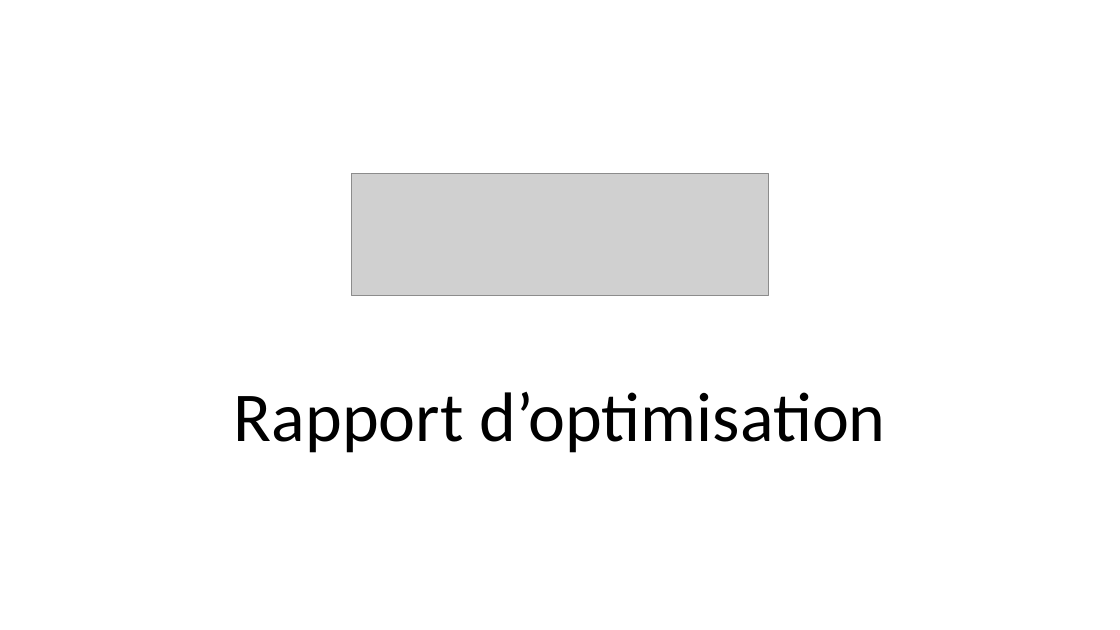
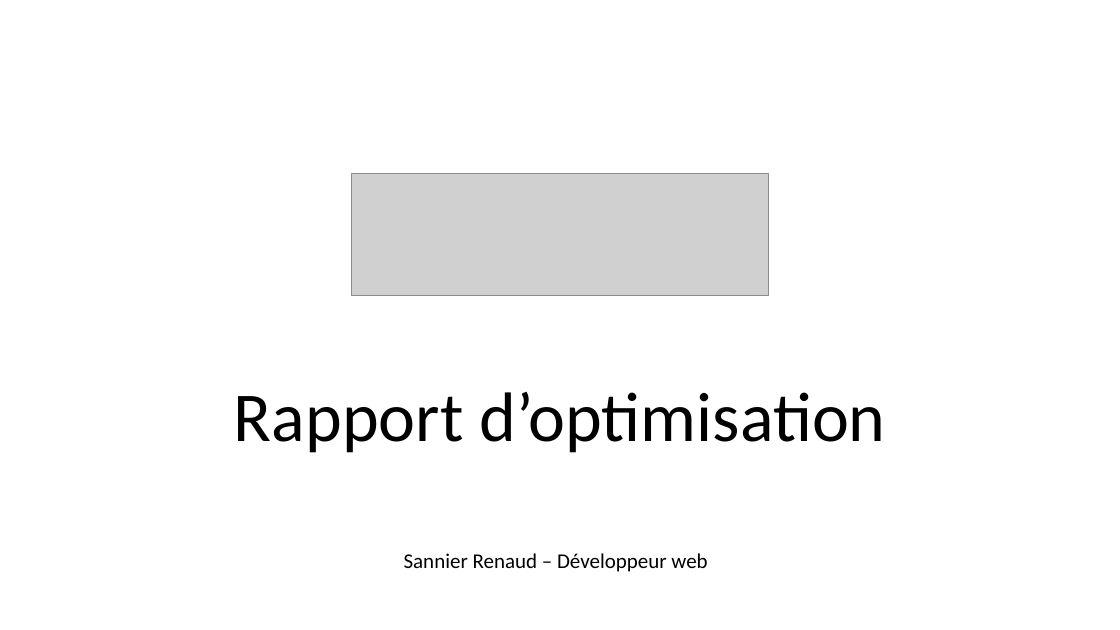
Before and after one commit to Nono-Le-Robot/TP04_Optimisez_un_site_web_existant, a slide deck: slide 1 of Ressources/Soutenance projet 04.pptx. Drawn at 1120x630 pixels with LibreOffice and Linux fonts; fonts in the diff are those of the drawing; grey boxes stand for pictures. Boxes give left, top, right and bottom in pixels: in the first picture for what was removed or moved away, otherwise in the second. Text is boxed around its words. In the diff, an @@ line names an element or a change of style, - is before the commit and + after.

```diff
--- a/Ressources/Soutenance projet 04.pptx
+++ b/Ressources/Soutenance projet 04.pptx
@@ text added at [404,553,707,572], 18 pt, text #000000 @@
+Sannier Renaud – Développeur web
```
Also in this commit, not shown: 4 other files.
